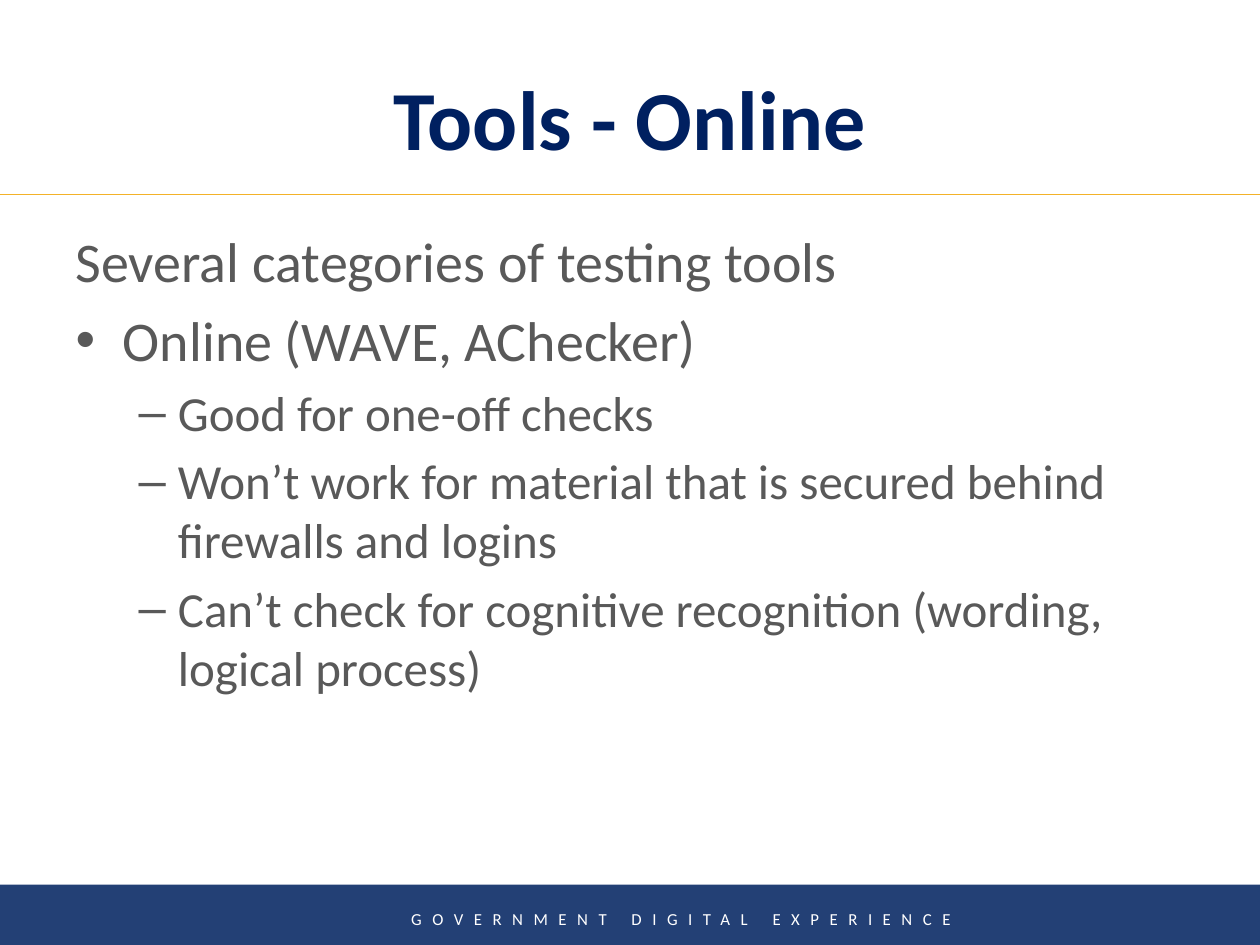
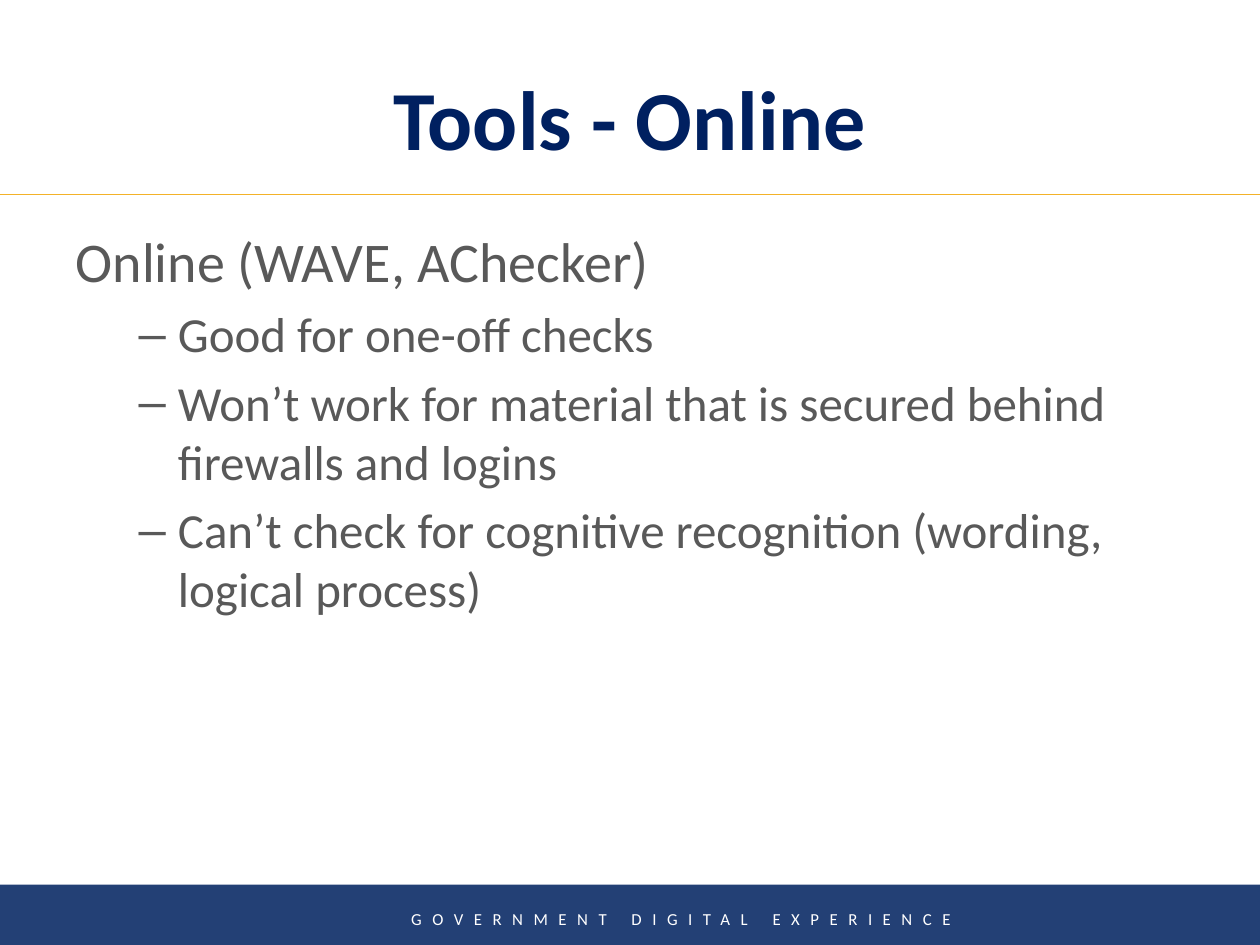
Before and after one commit to Gavin-McLeod/Accessibility-presentation, a slide deck: slide 37 of Digital Product Innovation in the Public Service-TRAN-hl.pptx. Drawn at 1260x945 pixels with LibreOffice and Linux fonts; fonts in the diff are those of the drawing; background and template pictures are left out. Boxes give left, top, right and bottom in pixels: in the first picture for what was removed or moved away, otherwise in the second. Text is boxed around its words. In the diff, an @@ line names an element or a change of style, - is before the commit and + after.

```diff
--- a/Digital Product Innovation in the Public Service-TRAN-hl.pptx
+++ b/Digital Product Innovation in the Public Service-TRAN-hl.pptx
@@ text at (76,243,836,292): paragraph removed @@
-Several categories of testing tools
@@ text at (76,241,649,290): bullet • to none @@
```
Also in this commit, not shown: 2 other slides changed.
